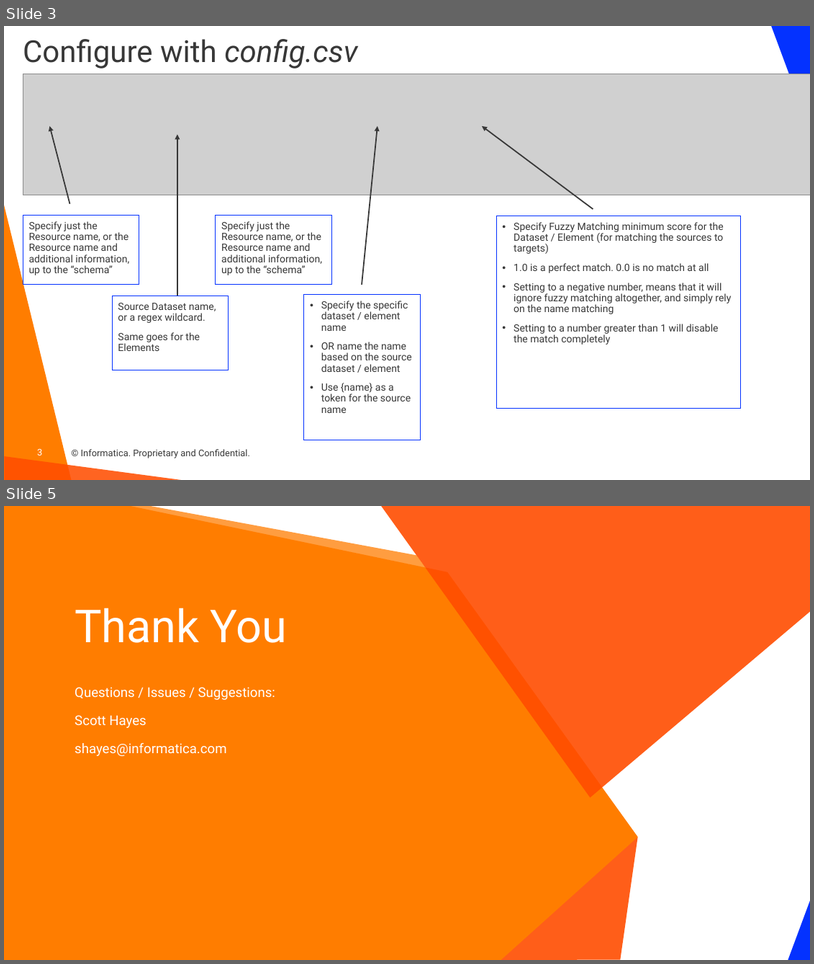
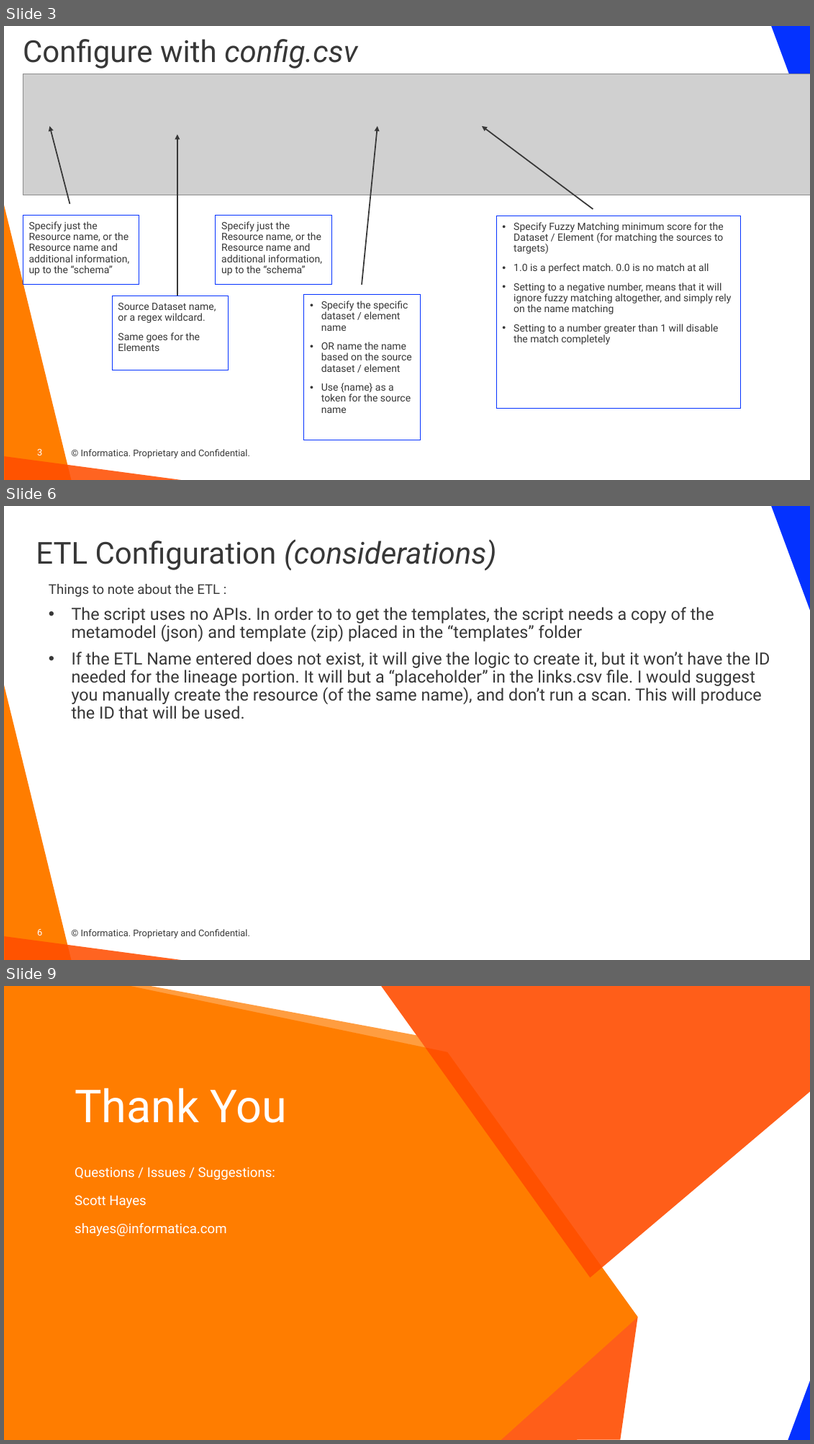
Before and after one commit to haystraw/Informatica_Custom_Lineage_Creator, a slide deck: Custom Lineage Creator.pptx. Shown one above the other, each under a label of ours: slides 3 and 5 before the commit, slides 3, 6 and 9 after it; the slides between them are not shown. The pictures are 814x964 and 814x1444 pixels, drawn with LibreOffice and Linux fonts; fonts in the diff are those of the drawing; grey boxes stand for pictures; background and template pictures are left out. Boxes give left, top, right and bottom in pixels: in the first picture for what was removed or moved away, otherwise in the second. Text is boxed around its words. In the diff, an @@ line names an element or a change of style, - is before the commit and + after.

Commit message:
Updating script to include ETL logic

```diff
--- a/Custom Lineage Creator.pptx
+++ b/Custom Lineage Creator.pptx
@@ slide 6 added at (4, 506, 810, 960), background #FFFFFF; not listed: 5 template elements that a slide beside it also shows @@
@@ title added at (36, 539, 497, 571), 36 pt, text #373737 @@
+ETL Configuration (considerations)
@@ text added at (49, 584, 771, 718), 20 pt, text #373737 @@
+Things to note about the ETL :
+• The script uses no APIs. In order to to get the templates, the script needs a copy of the metamodel (json) and template (zip) placed in the “templates” folder
+• If the ETL Name entered does not exist, it will give the logic to create it, but it won’t have the ID needed for the lineage portion. It will but a “placeholder” in the links.csv file. I would suggest you manually create the resource (of the same name), and don’t run a scan. This will produce the ID that will be used.
@@ what was slide 5 is now slide 9 @@
```
Also in this commit, not shown: 1 slide changed, 3 other slides added, 3 other files.
